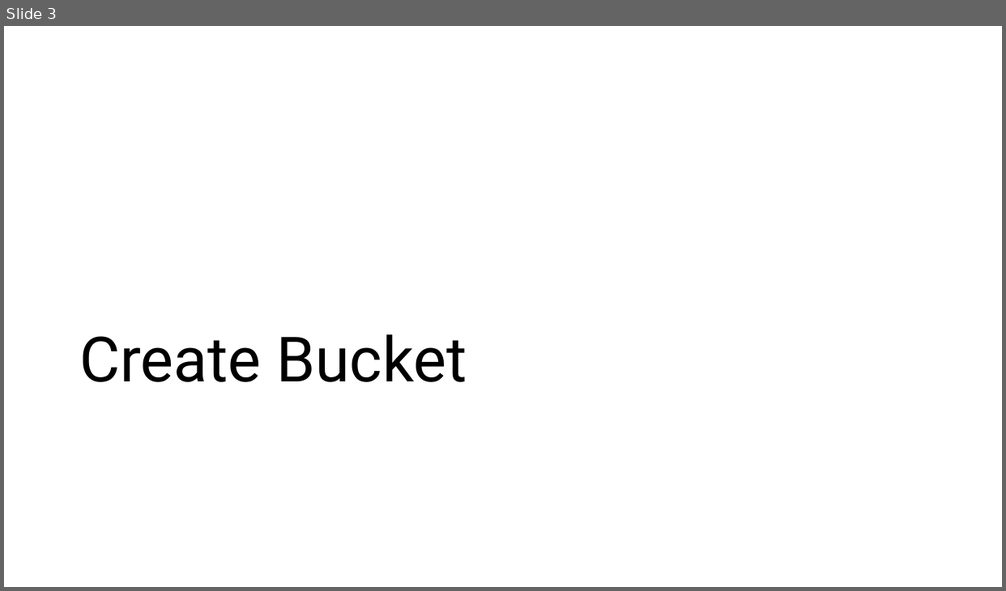
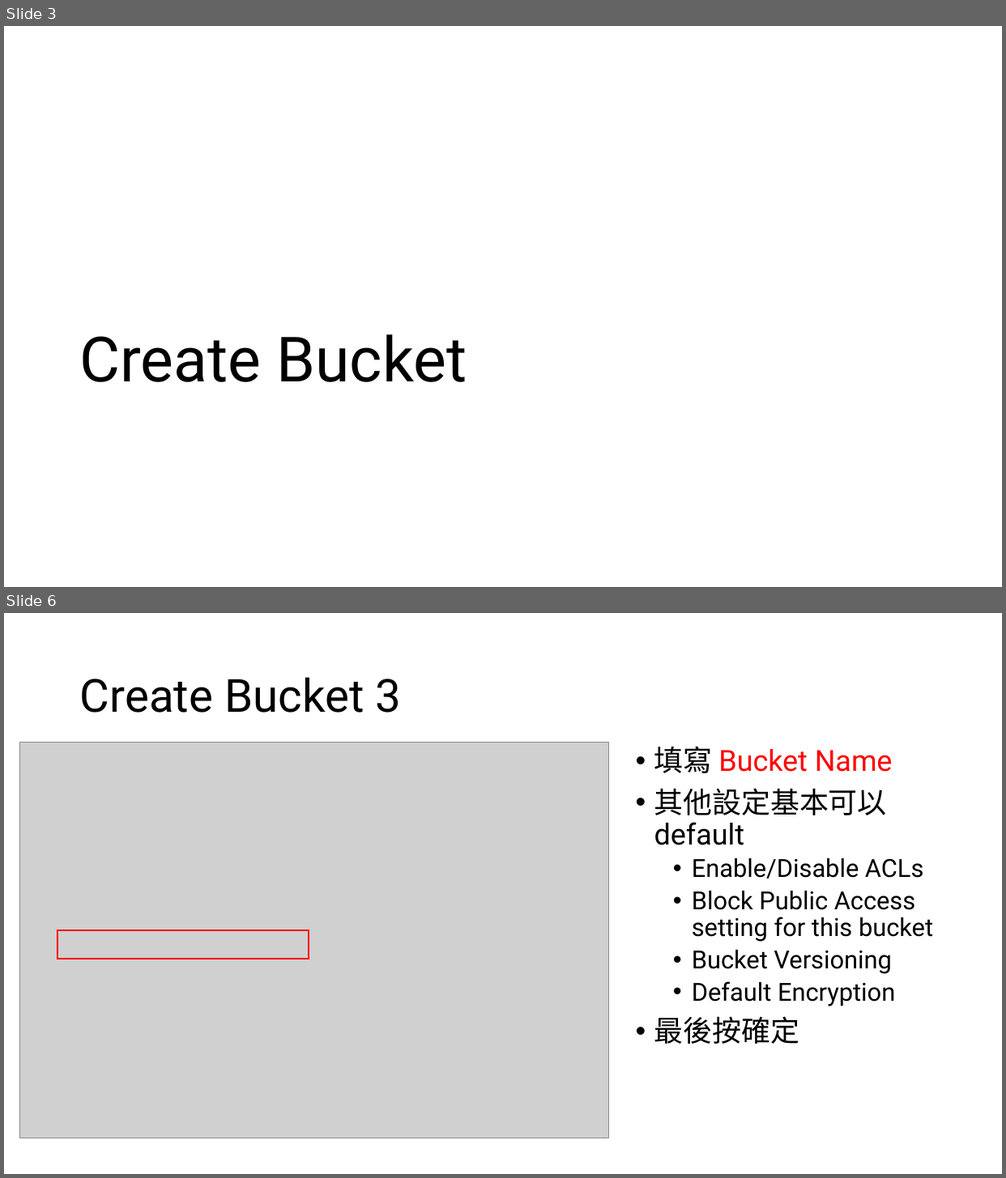
Before and after one commit to ariel055132/Notes, a slide deck: AWS/source/S3/S3BucketsObjects.pptx. Shown one above the other, each under a label of ours: slide 3 before the commit, slides 3 and 6 after it; the slides between them are not shown. The pictures are 1006x591 and 1006x1178 pixels, drawn with LibreOffice and Linux fonts; fonts in the diff are those of the drawing; grey boxes stand for pictures. Boxes give left, top, right and bottom in pixels: in the first picture for what was removed or moved away, otherwise in the second. Text is boxed around its words. In the diff, an @@ line names an element or a change of style, - is before the commit and + after.

Commit message:
finish working with s3 buckets and objects basics

```diff
--- a/AWS/source/S3/S3BucketsObjects.pptx
+++ b/AWS/source/S3/S3BucketsObjects.pptx
@@ slide 6 added at <box>4,613,1002,1174</box>, background #FFFFFF @@
@@ title added at <box>80,677,401,713</box>, 44 pt, text #000000 @@
+Create Bucket 3
@@ picture added at <box>19,743,609,1139</box> @@
@@ text added at <box>654,746,933,1044</box>, 24 pt, text #000000 @@
+• 填寫 Bucket Name
+• 其他設定基本可以default
+  • Enable/Disable ACLs
+  • Block Public Access setting for this bucket
+  • Bucket Versioning
+  • Default Encryption
+• 最後按確定
@@ rectangle added at <box>58,931,309,960</box>, outline #FF0000 1.5 pt @@
```
Also in this commit, not shown: 3 slides changed, 11 other slides added.
